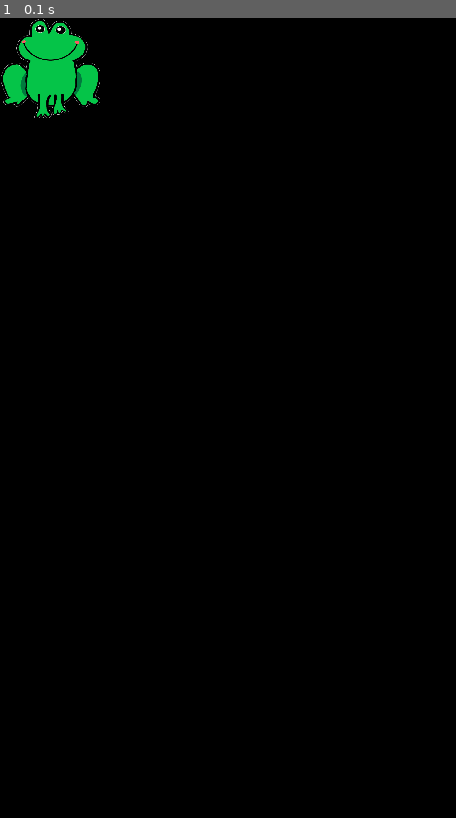
Above: before the commit, frame 1.
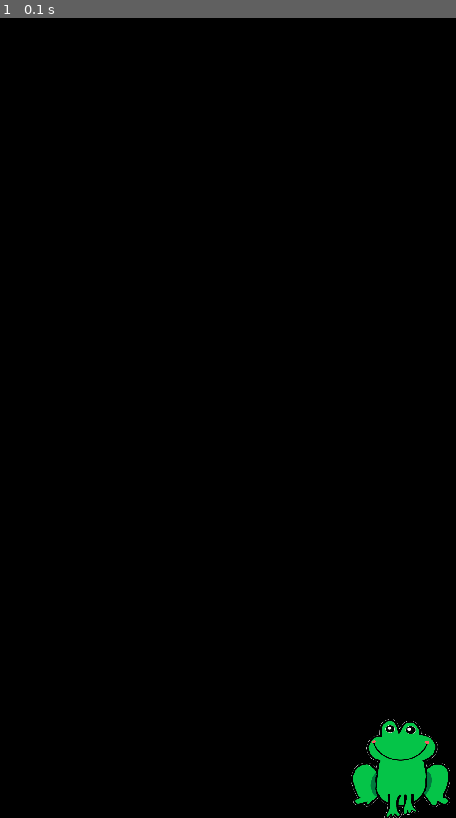
Above: after the commit, the same moment.

Repository: krishols/pythongamedev
Game: pygame game, started from pygame/pygame_demo.py
Two runs of this game, one before a commit and one after it. Both use one fixed random seed, a clock stepped at 60 frames per second and the inputs below.
Inputs:
- Up to frame 1 (0.1 s): no input

The runs differ from the first frame. In frame 1, 3.0% of the frame differs, in the area x 0-99%, y 0-100%.

Commit message:
update blitting in pygame_demo

Diff:
--- a/pygame/pygame_demo.py
+++ b/pygame/pygame_demo.py
@@ -1,22 +1,59 @@
 import sys, pygame
+
 pygame.init()
 
 dimensions = width, height = 800, 800
 speed = [2, 2]
 black = 0, 0, 0
 
+# create a display surface object
 screen = pygame.display.set_mode(dimensions)
 
+# load image surface object
 frog = pygame.image.load("frog sprite.png")
+
+# specify rectangle on display surface object for image surface to blit to
 frogrect = frog.get_rect()
-frog = pygame.transform.scale(frog, (100,100))
+
+# resize frog image
+frog = pygame.transform.scale(frog, (100, 100))
+
+
+# fill background of screen black (redundant here, but variable black represents a tuple for background color)
+background = screen.fill(black)
+
+
+"""
+option 1:
+blit (copy) image surface object (frog) onto display surface object (frogrect)
+(positions frog at top left of frog rect)
+screen.blit(frog, frogrect)
+"""
+
+"""
+option 2:
+blit frog to general display surface object (screen) and enter rect coordinates for frog to be blitted to)
+** ask about rect coordinates
+"""
+screen.blit(frog, (350, 700, 150, 150))
+
+""" animation
+for x in range(100):
+    screen.blit(screen, frogrect, frogrect)
+    frogrect = frogrect.move(2,0)
+    screen.blit(frog, frogrect)
+    pygame.display.update()
+    pygame.time.delay(100)
+"""
+
+
+
+
+# update frog rect
+pygame.display.update(frogrect)
+
 
 while 1:
     for event in pygame.event.get():
-        if event.type == pygame.QUIT: sys.exit()
-
-
-
-    screen.fill(black)
-    screen.blit(frog, frogrect)
-    pygame.display.flip()
+        if event.type == pygame.QUIT:
+            sys.exit()
Not shown, changed: pygame/pygame_notes.md
